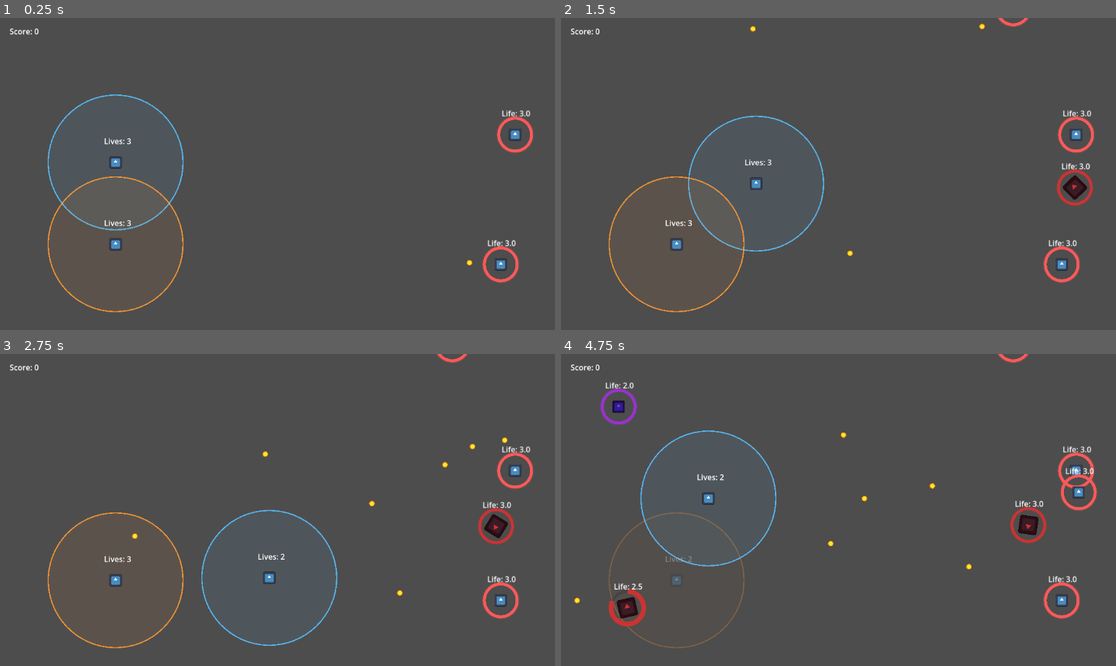
Above: before the commit, frames 1-4 (two rows, left to right).
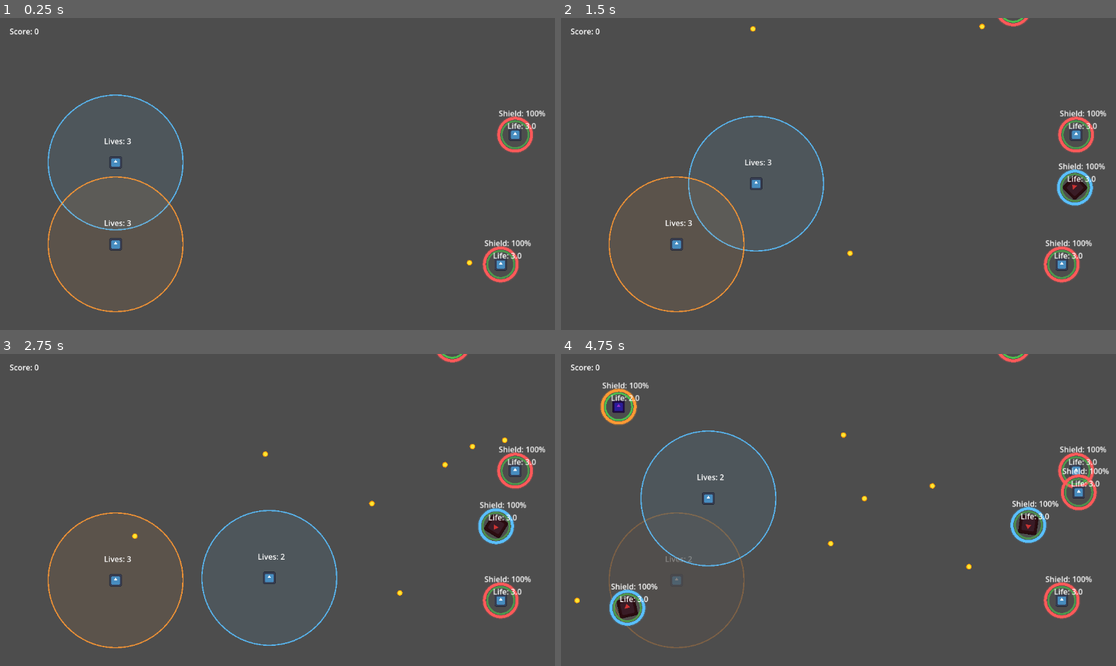
Above: after the commit, the same moments.

Repository: AgustinRamiroDiaz/just-metal-shapes
Game: Godot game, scene res://main_level.tscn
Same seed, same stepped clock (60 frames per second), same inputs: the game is played once before the commit and once after it. The engine's default icon, where the game draws it, is replaced by a stand-in: a white triangle on a blue panel in a dark square.
Inputs:
- Up to frame 1 (0.25 s): no input
- Up to frame 2 (1.5 s): tap Enter at 0.5 s; hold Right (ui_right) 0.53-1.28 s; tap K (p2_down) at 0.6 s; hold Down (ui_down) from 1.28 s (still down); tap J (p2_left) at 1.35 s
- Up to frame 3 (2.75 s): release Down (ui_down) at 2.03 s; hold Right (ui_right) from 2.03 s (still down); tap L (p2_right) at 2.1 s
- Up to frame 4 (4.75 s): release Right (ui_right) at 2.78 s; hold Up (ui_up) 2.78-3.53 s; tap I (p2_up) at 2.85 s; hold Left (ui_left) from 3.53 s (still down); tap K (p2_down) at 3.6 s; tap J (p2_left) at 4.35 s

The runs differ from the first frame. In frame 1, 0.5% of the frame differs, in the area x 87-99%, y 29-84%; in frame 2, 1.1%; in frame 3, 1.1%; in frame 4, 2.3%, in the area x 7-99%, y 0-88%.

Commit message:
add color functionallity

Diff:
--- a/scenes/enemy.tscn
+++ b/scenes/enemy.tscn
@@ -21,6 +21,7 @@
 
 [node name="HealthComponent" type="Node2D" parent="."]
 script = ExtResource("3_health")
+has_shield = true
 
 [node name="ShooterComponent" type="Node" parent="."]
 script = ExtResource("4_shooter")
--- a/scenes/shotgun_enemy.tscn
+++ b/scenes/shotgun_enemy.tscn
@@ -24,7 +24,8 @@
 
 [node name="HealthComponent" type="Node2D" parent="." unique_id=632148012]
 script = ExtResource("3_health")
-shield_color = Color(0.8, 0.2, 0.2, 1)
+has_shield = true
+shield_color = Color(0.35, 0.75, 1, 1)
 
 [node name="ShotgunShooterComponent" type="Node" parent="." unique_id=1226956249]
 script = ExtResource("4_shotgun_shooter")
--- a/scenes/turret_enemy.tscn
+++ b/scenes/turret_enemy.tscn
@@ -26,7 +26,8 @@
 [node name="HealthComponent" type="Node2D" parent="."]
 script = ExtResource("3_health")
 max_life = 2.0
-shield_color = Color(0.6, 0.2, 0.8, 1)
+has_shield = true
+shield_color = Color(1, 0.6, 0.2, 1)
 
 [node name="TurretShooterComponent" type="Node" parent="."]
 script = ExtResource("4_turret_shooter")
--- a/scripts/components/health_component.gd
+++ b/scripts/components/health_component.gd
@@ -6,8 +6,10 @@
 
 @export var max_life: float = 3.0
 @export var shield_color: Color = Color(1.0, 0.35, 0.35, 1.0)
+@export var has_shield: bool = true
 
 var life: float = 0.0
+var shield: float = 1.0
 var damage_flash_timer: float = 0.0
 
 const DAMAGE_FLASH_DURATION: float = 0.4
@@ -34,10 +36,22 @@
 		queue_redraw()
 
 
-func take_damage(amount: float) -> void:
+func take_damage(amount: float, damage_color: Color = Color.WHITE) -> void:
 	if life <= 0:
 		return
-	life = max(life - amount, 0)
+
+	if has_shield and shield > 0.0 and _colors_match(shield_color, damage_color):
+		shield = max(shield - amount, 0.0)
+		damage_flash_timer = DAMAGE_FLASH_DURATION
+		damaged.emit(amount)
+		queue_redraw()
+		_update_life_label()
+		return
+
+	if has_shield and shield > 0.0:
+		return
+
+	life = max(life - amount, 0.0)
 	damage_flash_timer = DAMAGE_FLASH_DURATION
 	_update_life_label()
 	damaged.emit(amount)
@@ -46,8 +60,11 @@
 		died.emit()
 
 
+func _colors_match(c1: Color, c2: Color) -> bool:
+	return c1.r == c2.r and c1.g == c2.g and c1.b == c2.b
+
+
 func _draw() -> void:
-	var ratio := float(life) / float(max(max_life, 1))
 	var pulse := sin(Time.get_ticks_msec() / 1000.0 * PULSE_SPEED) * 0.5 + 0.5
 	var base_alpha := 0.5 + pulse * GLOW_INTENSITY
 
@@ -63,13 +80,20 @@
 
 	var inner_color := Color(shield_color.r, shield_color.g, shield_color.b, base_alpha)
 	var outer_color := Color(shield_color.r, shield_color.g, shield_color.b, shield_alpha)
-	draw_arc(Vector2.ZERO, 34.0, -PI / 2.0, -PI / 2.0 + (TAU * ratio), 64, inner_color, 6.0)
-	draw_arc(Vector2.ZERO, 34.0, -PI / 2.0, -PI / 2.0 + (TAU * ratio), 64, outer_color, shield_width)
+	draw_arc(Vector2.ZERO, 34.0, -PI / 2.0, -PI / 2.0 + (TAU * shield), 64, inner_color, 6.0)
+	draw_arc(Vector2.ZERO, 34.0, -PI / 2.0, -PI / 2.0 + (TAU * shield), 64, outer_color, shield_width)
 
-	if ratio > 0.0:
+	if shield > 0.0:
 		var glow_color := Color(shield_color.r, shield_color.g, shield_color.b, base_alpha * 0.3)
-		draw_arc(Vector2.ZERO, 38.0, -PI / 2.0, -PI / 2.0 + (TAU * ratio), 64, glow_color, 2.0)
+		draw_arc(Vector2.ZERO, 38.0, -PI / 2.0, -PI / 2.0 + (TAU * shield), 64, glow_color, 2.0)
+
+	var health_ratio := float(life) / float(max(max_life, 1))
+	if health_ratio > 0.0:
+		var health_color := Color(0.3, 0.8, 0.3, base_alpha)
+		draw_arc(Vector2.ZERO, 28.0, -PI / 2.0, -PI / 2.0 + (TAU * health_ratio), 32, health_color, 4.0)
 
 
 func _update_life_label() -> void:
-	_life_label.text = "Life: %.1f" % life
+	if _life_label == null:
+		return
+	_life_label.text = "Shield: %.0f%%\nLife: %.1f" % [shield * 100.0, life]
--- a/scripts/enemy.gd
+++ b/scripts/enemy.gd
@@ -11,8 +11,8 @@
 	health.died.connect(_on_died)
 
 
-func take_damage(amount: float) -> void:
-	health.take_damage(amount)
+func take_damage(amount: float, damage_color: Color = Color.WHITE) -> void:
+	health.take_damage(amount, damage_color)
 
 
 func _on_died() -> void:
--- a/scripts/player.gd
+++ b/scripts/player.gd
@@ -136,4 +136,4 @@
 	var damage_amount := damage_per_second * delta
 	for target in targets_in_range:
 		if is_instance_valid(target) and target.has_method("take_damage"):
-			target.take_damage(damage_amount)
+			target.take_damage(damage_amount, team_color)
--- a/scripts/shotgun_enemy.gd
+++ b/scripts/shotgun_enemy.gd
@@ -13,8 +13,8 @@
 	health.died.connect(_on_died)
 
 
-func take_damage(amount: float) -> void:
-	health.take_damage(amount)
+func take_damage(amount: float, damage_color: Color = Color.WHITE) -> void:
+	health.take_damage(amount, damage_color)
 
 
 func _on_died() -> void:
--- a/scripts/turret_enemy.gd
+++ b/scripts/turret_enemy.gd
@@ -11,8 +11,8 @@
 	health.died.connect(_on_died)
 
 
-func take_damage(amount: float) -> void:
-	health.take_damage(amount)
+func take_damage(amount: float, damage_color: Color = Color.WHITE) -> void:
+	health.take_damage(amount, damage_color)
 
 
 func _on_died() -> void:
